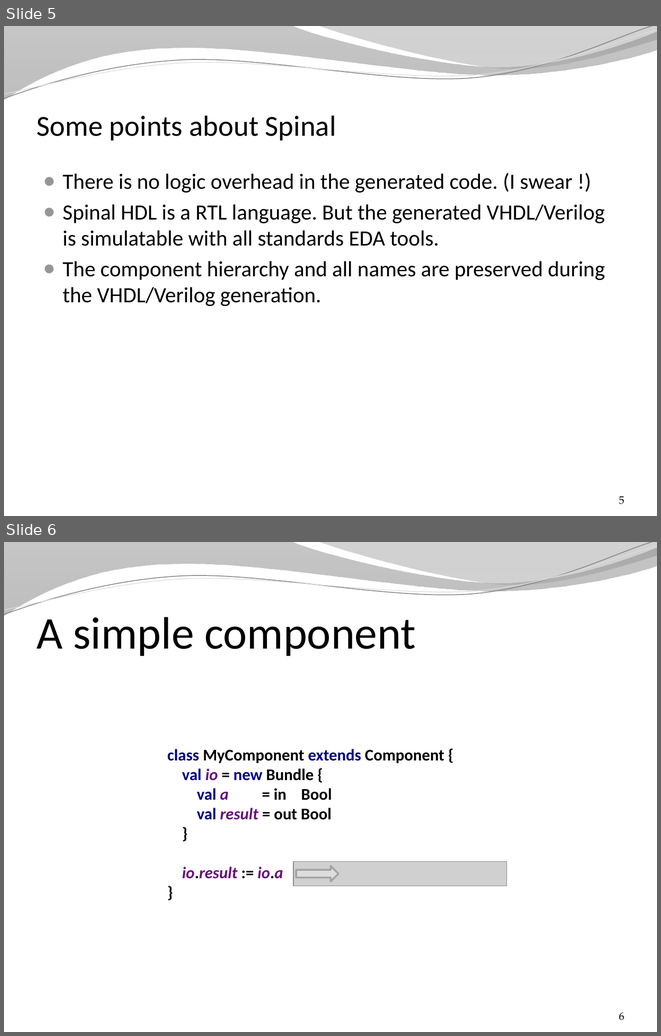
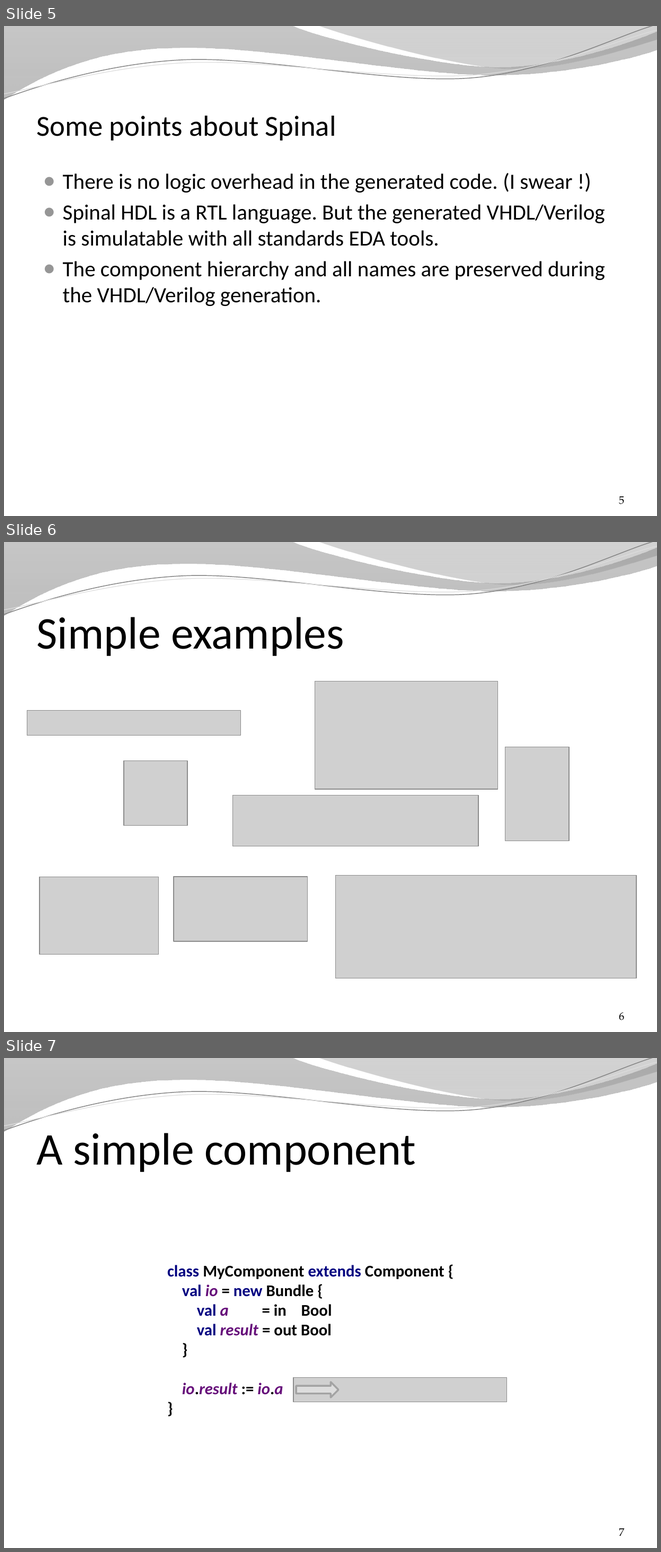
Before and after one commit to SpinalHDL/SpinalDoc, a slide deck: presentation/en/presentation.pptx. Shown one above the other, each under a label of ours: slides 5 and 6 before the commit, slides 5, 6 and 7 after it. The pictures are 661x1036 and 661x1552 pixels, drawn with LibreOffice and Linux fonts; fonts in the diff are those of the drawing; grey boxes stand for pictures; background and template pictures are left out. Boxes give left, top, right and bottom in pixels: in the first picture for what was removed or moved away, otherwise in the second. Text is boxed around its words. In the diff, an @@ line names an element or a change of style, - is before the commit and + after.

```diff
--- a/presentation/en/presentation.pptx
+++ b/presentation/en/presentation.pptx
@@ slide 6 added at [4,542,657,1032], background picture (left out); not listed: 4 template elements that a slide beside it also shows @@
@@ title added at [37,617,344,656], 50 pt, text #000000 @@
+Simple examples
@@ picture added at [315,681,497,789] @@
@@ picture added at [27,711,240,735] @@
@@ picture added at [505,747,570,841] @@
@@ picture added at [124,761,187,826] @@
@@ picture added at [232,795,478,846] @@
@@ picture added at [336,875,637,978] @@
@@ picture added at [40,876,159,954] @@
@@ picture added at [174,876,308,941] @@
@@ page number added at [619,1012,624,1020], 12 pt, text #000000 @@
+6
@@ what was slide 6 is now slide 7 @@
@@ page number at [619,1528,624,1536]: text changed @@
-6
+7
```
Also in this commit, not shown: 4 slides changed, 2 other slides added, 2 other files.
